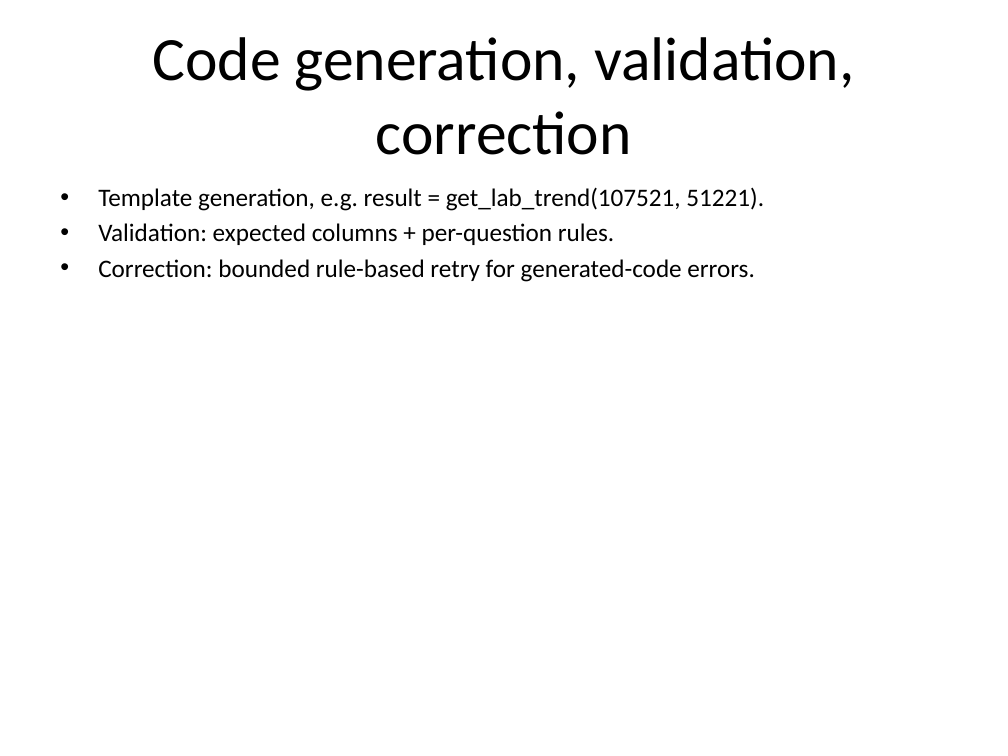
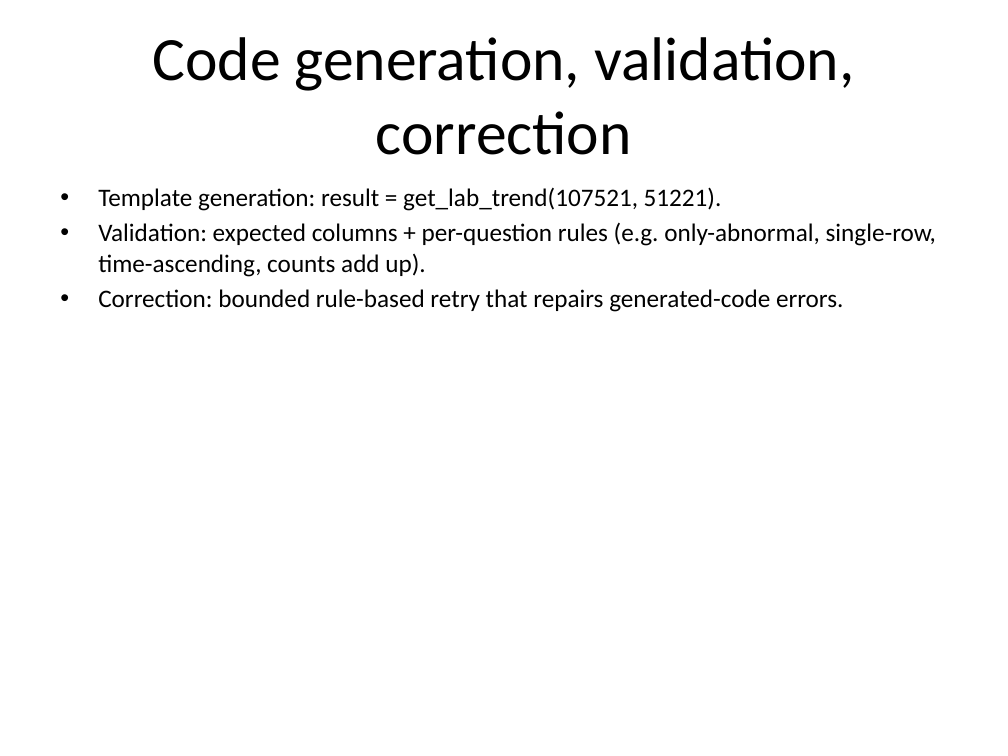
Before and after one commit to alonengel/seminar-project, a slide deck: slide 7 of docs/Clinical_Lab_Analysis_System.pptx (slide 6 before the commit). Drawn at 1008x756 pixels with LibreOffice and Linux fonts; fonts in the diff are those of the drawing. Boxes give left, top, right and bottom in pixels: in the first picture for what was removed or moved away, otherwise in the second. Text is boxed around its words. In the diff, an @@ line names an element or a change of style, - is before the commit and + after.

Commit message:
Refresh presentation deck: 12 questions, LLM/code-gen, Part-1 data slide.
Regenerate the .pptx from SLIDES.md (now 14 slides), add a reproducible docs/build_pptx.py builder, and align with the Part 1 dataset document.

```diff
--- a/docs/Clinical_Lab_Analysis_System.pptx
+++ b/docs/Clinical_Lab_Analysis_System.pptx
@@ text at bbox=[98, 187, 936, 312]: text changed @@
-• Template generation, e.g. result = get_lab_trend(107521, 51221).
-• Validation: expected columns + per-question rules.
-• Correction: bounded rule-based retry for generated-code errors.
+• Template generation: result = get_lab_trend(107521, 51221).
+• Validation: expected columns + per-question rules (e.g. only-abnormal, single-row, time-ascending, counts add up).
+• Correction: bounded rule-based retry that repairs generated-code errors.
```
Also in this commit, not shown: 10 other slides changed, 2 slides added, 4 other files.
